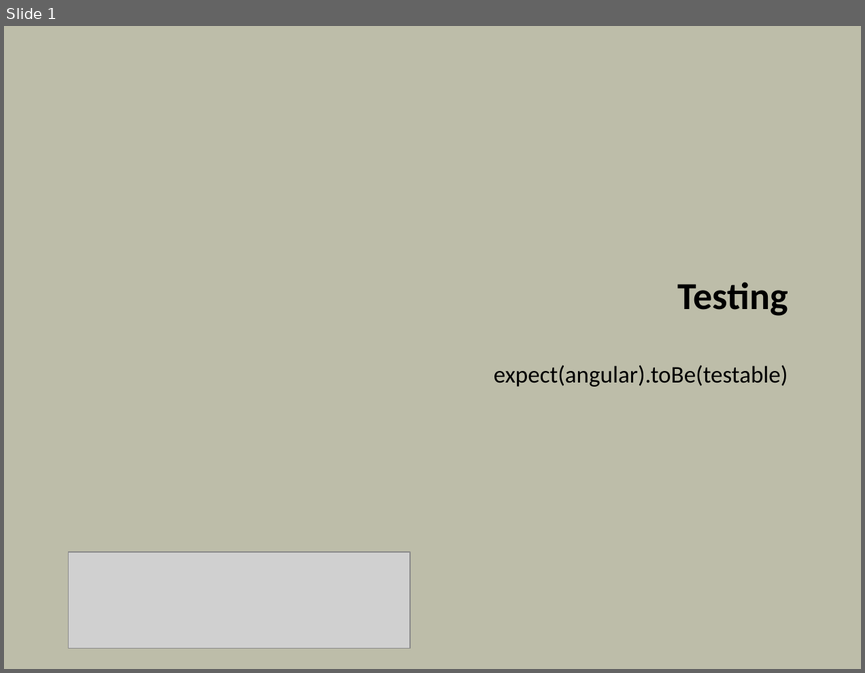
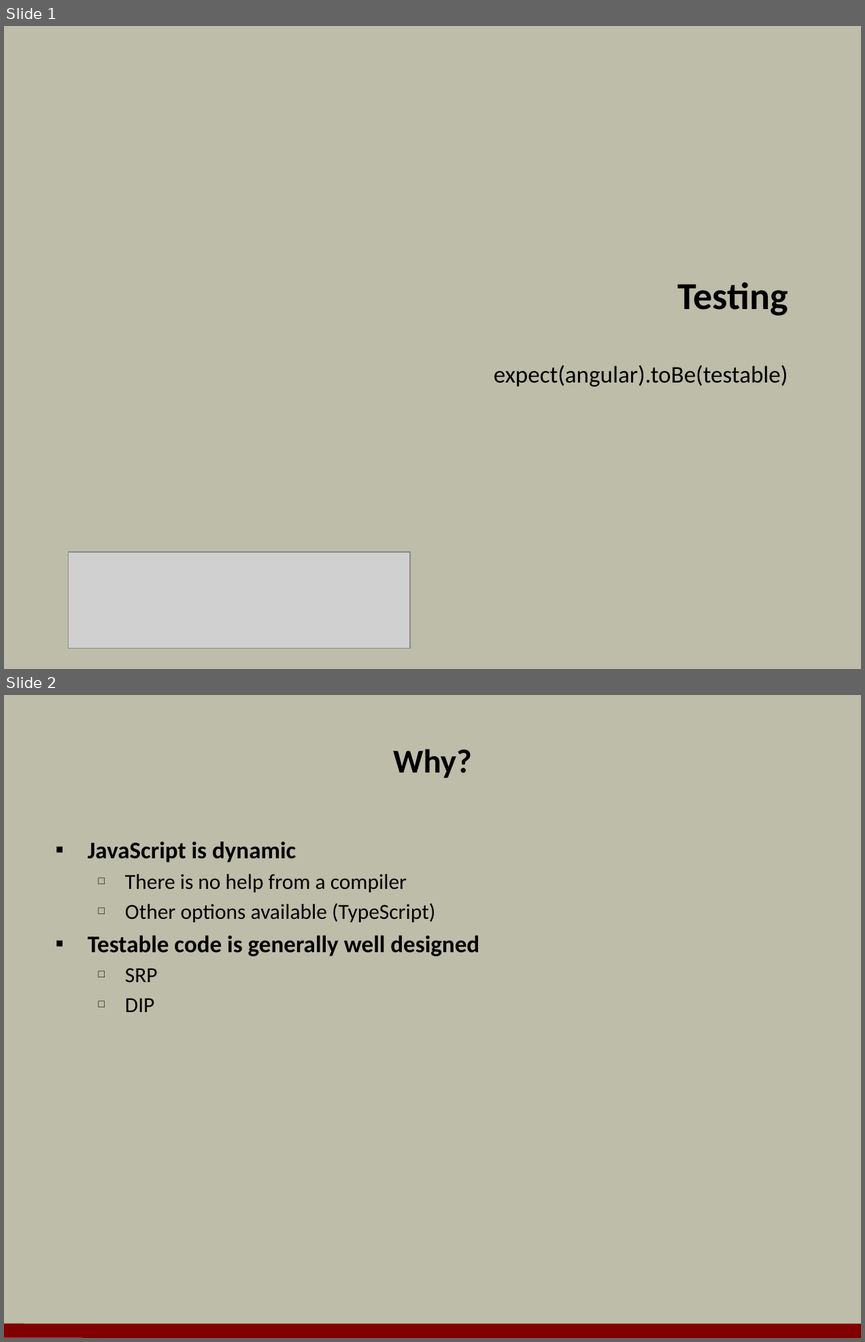
Before and after one commit to OdeToCode/classes, a slide deck: angularjs/slides/06_Testing.pptx. Shown one above the other, each under a label of ours: slide 1 before the commit, slides 1 and 2 after it. The pictures are 865x673 and 865x1342 pixels, drawn with LibreOffice and Linux fonts; fonts in the diff are those of the drawing; grey boxes stand for pictures; background and template pictures are left out. Boxes give left, top, right and bottom in pixels: in the first picture for what was removed or moved away, otherwise in the second. Text is boxed around its words. In the diff, an @@ line names an element or a change of style, - is before the commit and + after.

```diff
--- a/angularjs/slides/06_Testing.pptx
+++ b/angularjs/slides/06_Testing.pptx
@@ slide 2 added at [4, 695, 861, 1338], background #BDBDA9 @@
@@ title added at [393, 749, 472, 778], 28 pt, text #000000, bold @@
+Why?
@@ text added at [88, 841, 479, 1012], 18 pt, text #000000 @@
+▪ JavaScript is dynamic
+  □ There is no help from a compiler
+  □ Other options available (TypeScript)
+▪ Testable code is generally well designed
+  □ SRP
+  □ DIP
@@ line added from (4, 1330) to (861, 1331), #800000 12 pt @@
```
Also in this commit, not shown: 9 other slides added, 1 slide removed, 44 other files.
